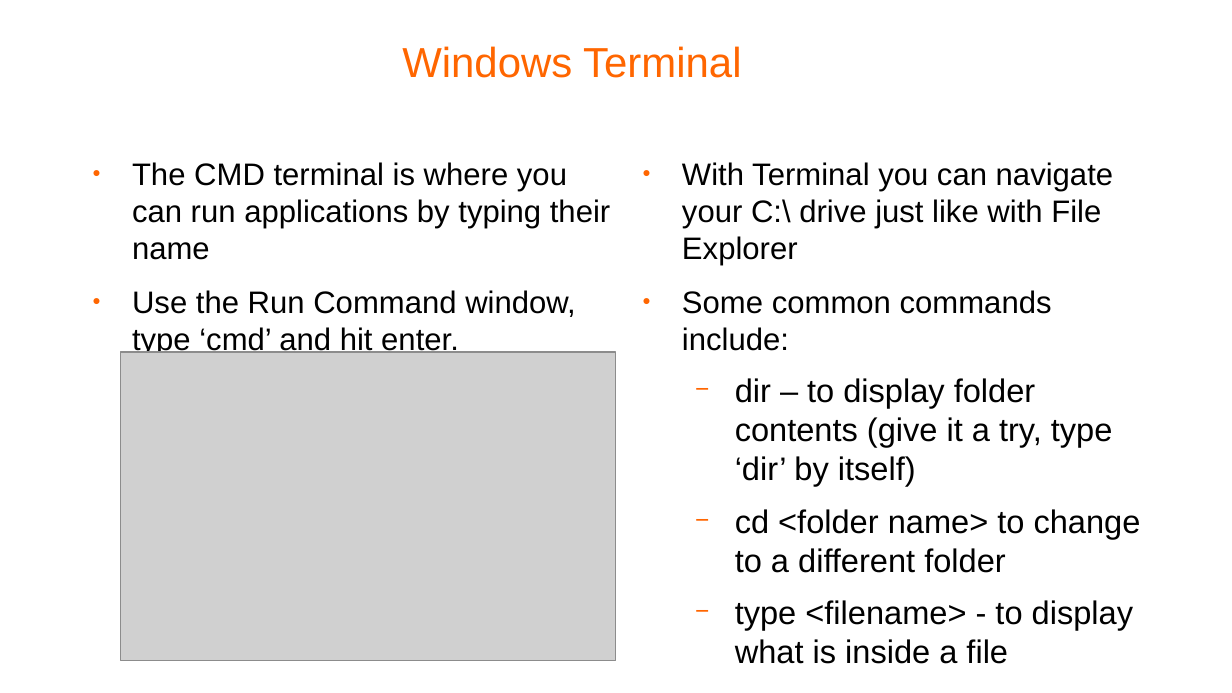
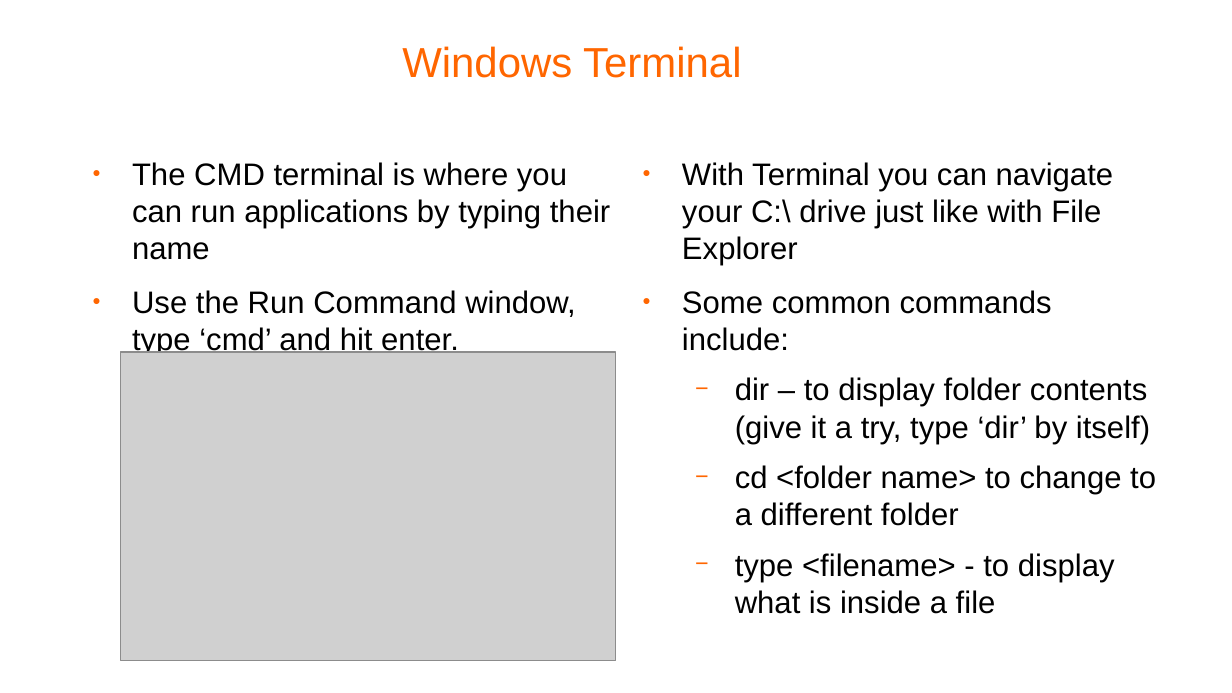
Before and after one commit to pellcorp/coding, a slide deck: slide 11 of docs/windows fundamentals.odp (slide 10 before the commit). Drawn at 1232x693 pixels with LibreOffice and Linux fonts; fonts in the diff are those of the drawing; grey boxes stand for pictures; background and template pictures are left out. Boxes give left, top, right and bottom in pixels: in the first picture for what was removed or moved away, otherwise in the second. Text is boxed around its words. In the diff, an @@ line names an element or a change of style, - is before the commit and + after.

```diff
--- a/docs/windows fundamentals.odp
+++ b/docs/windows fundamentals.odp
@@ text at (735,377,1156,614): size 21 to 20 pt in "dir – to display folder contents (give ...", "cd <folder name> to change to a ...", "type <filename> - to display what is ..." @@
```
Also in this commit, not shown: 1 other slide changed, 5 slides added, 4 other files.
